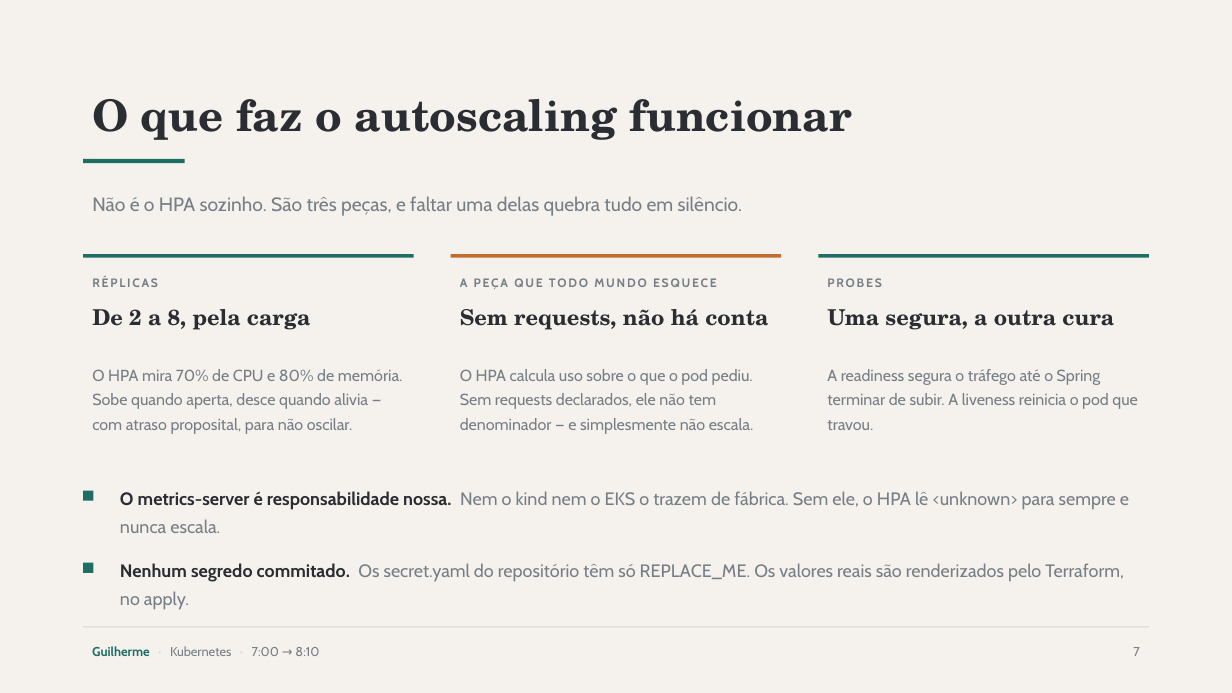
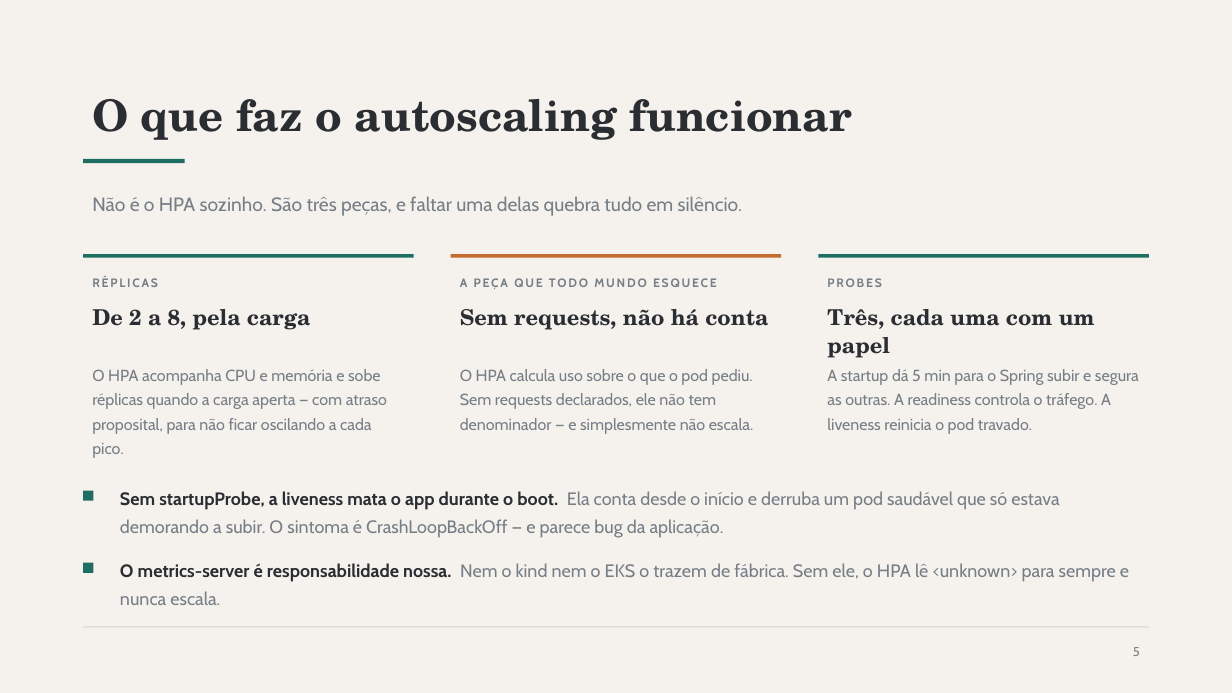
Before and after one commit to Guilherme-Fumagali/tech-challenge-1, a slide deck: slide 5 of docs/apresentacao/Tech-Challenge-Fase2.pptx (slide 7 before the commit). Drawn at 1232x693 pixels with LibreOffice and Linux fonts; fonts in the diff are those of the drawing. Boxes give left, top, right and bottom in pixels: in the first picture for what was removed or moved away, otherwise in the second. Text is boxed around its words. In the diff, an @@ line names an element or a change of style, - is before the commit and + after.

```diff
--- a/docs/apresentacao/Tech-Challenge-Fase2.pptx
+++ b/docs/apresentacao/Tech-Challenge-Fase2.pptx
@@ text at [827,309,1095,358]: text changed @@
-Uma segura, a outra cura
+Três, cada uma com um papel
@@ text at [92,369,387,458]: text changed @@
-O HPA mira 70% de CPU e 80% de memória. Sobe quando aperta, desce quando alivia — com atraso proposital, para não oscilar.
+O HPA acompanha CPU e memória e sobe réplicas quando a carga aperta — com atraso proposital, para não ficar oscilando a cada pico.
@@ text at [827,369,1139,434]: text changed @@
-A readiness segura o tráfego até o Spring terminar de subir. A liveness reinicia o pod que travou.
+A startup dá 5 min para o Spring subir e segura as outras. A readiness controla o tráfego. A liveness reinicia o pod travado.
@@ text added at [120,491,1059,538], 14 pt, text #767E86 @@
+Sem startupProbe, a liveness mata o app durante o boot. Ela conta desde o início e derruba um pod saudável que só estava demorando a subir. O sintoma é CrashLoopBackOff — e parece bug da aplicação.
@@ text "O metrics-server é responsabilidade nossa. ...": place and size @@
-text "O metrics-server é responsabilidade nossa. ..." at [120,491,1129,533]
+text "O metrics-server é responsabilidade nossa. ..." at [120,563,1129,605]
@@ text removed at [120,563,1124,610] @@
-Nenhum segredo commitado. Os secret.yaml do repositório têm só REPLACE_ME. Os valores reais são renderizados pelo Terraform, no apply.
@@ text removed at [92,646,319,656] @@
-Guilherme · Kubernetes · 7:00 → 8:10
@@ text at [1133,647,1140,656]: text changed @@
-7
+5
```
Also in this commit, not shown: 3 other slides changed, 6 slides added, 7 slides removed.
